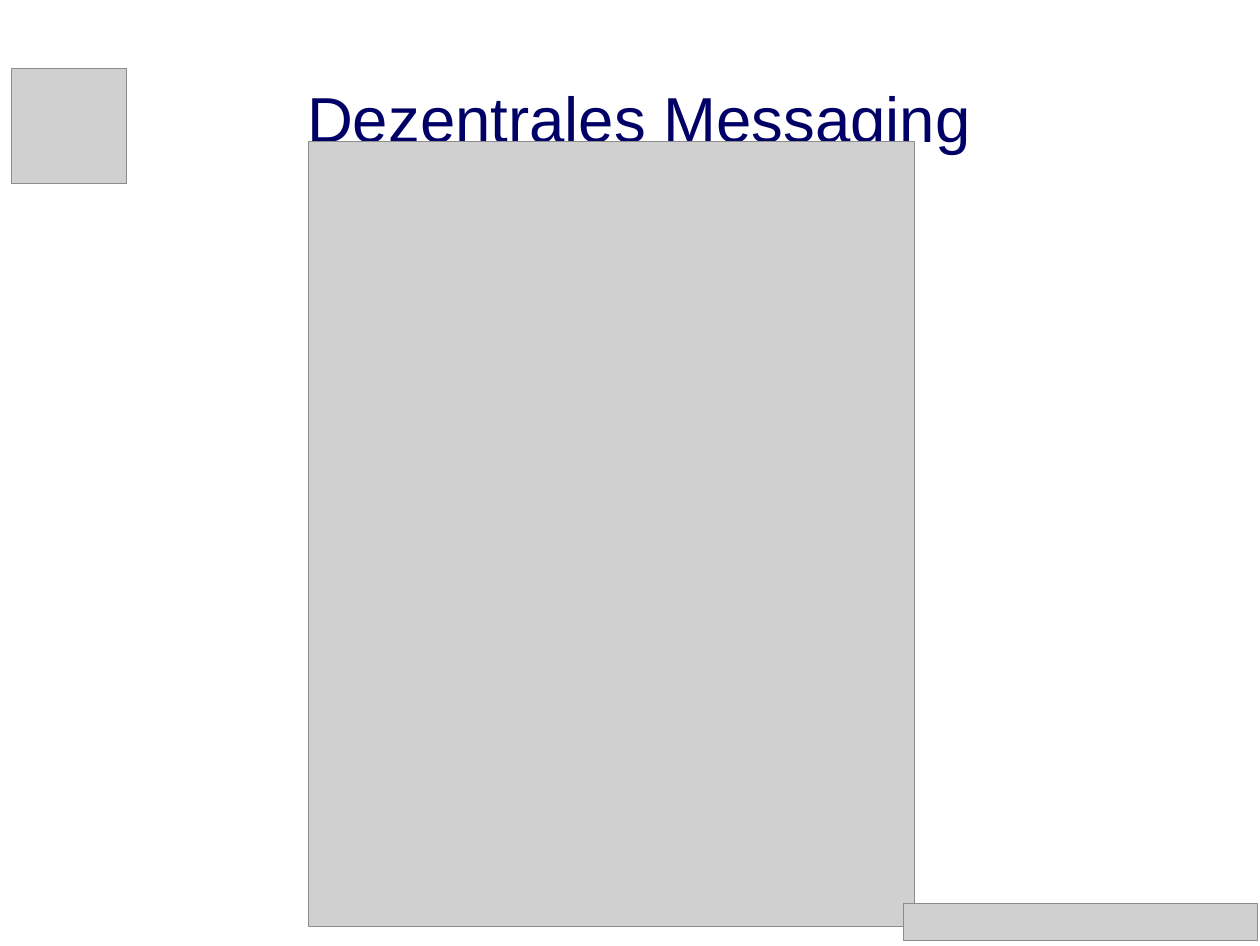
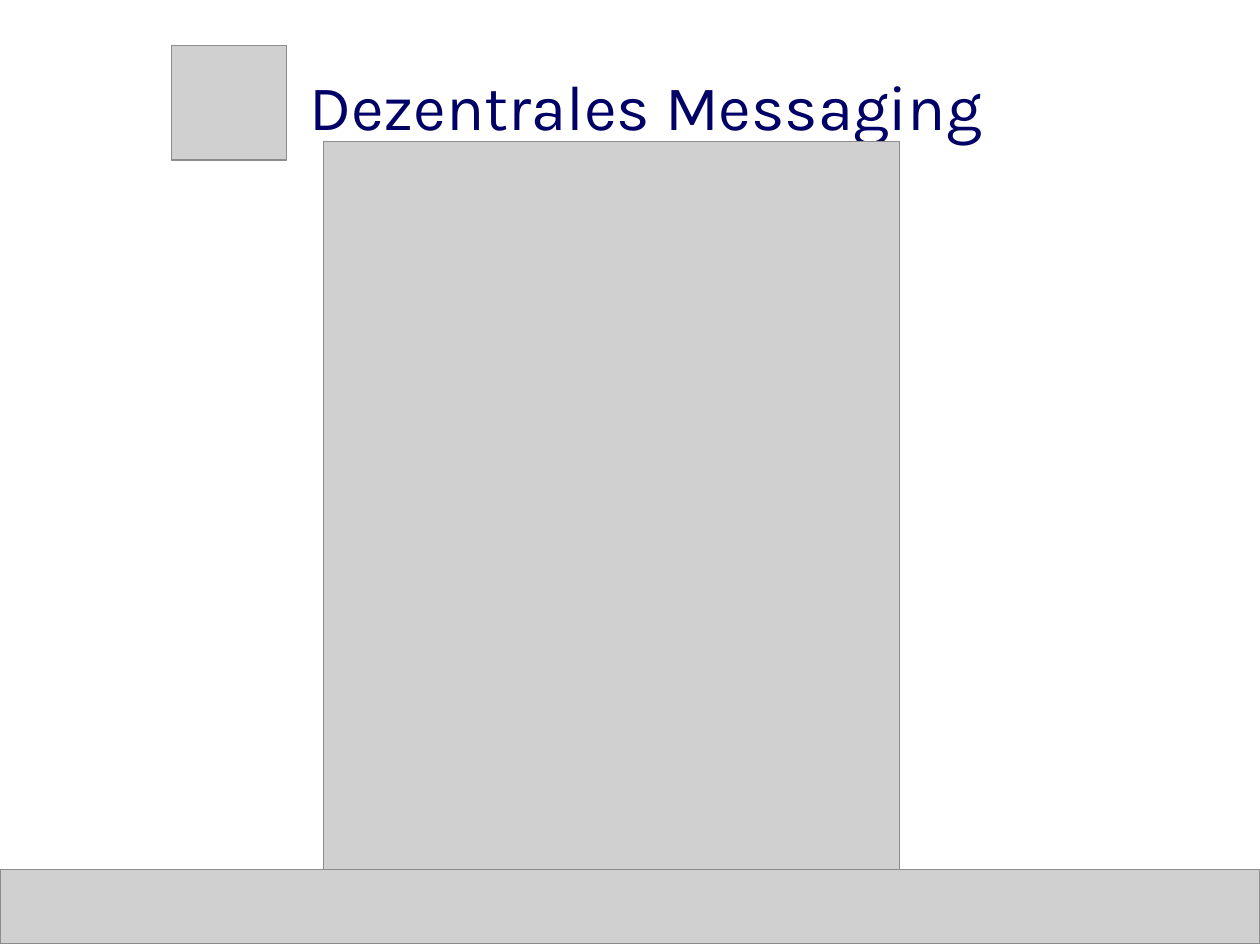
Before and after one commit to deltachat/playground, a slide deck: slide 4 of talks/dud-2018-delta.odp (slide 5 before the commit). Drawn at 1260x946 pixels with LibreOffice and Linux fonts; fonts in the diff are those of the drawing; grey boxes stand for pictures. Boxes give left, top, right and bottom in pixels: in the first picture for what was removed or moved away, otherwise in the second. Text is boxed around its words. In the diff, an @@ line names an element or a change of style, - is before the commit and + after.

```diff
--- a/talks/dud-2018-delta.odp
+++ b/talks/dud-2018-delta.odp
@@ title "Dezentrales Messaging": place and size @@
-title "Dezentrales Messaging" at box(307, 96, 970, 154)
+title "Dezentrales Messaging" at box(309, 86, 982, 146)
@@ title "Dezentrales Messaging" at box(309, 86, 982, 146): font Arial to Karla @@
@@ picture: place and size @@
-picture at box(11, 69, 126, 183)
+picture at box(172, 46, 286, 160)
@@ picture: place and size @@
-picture at box(309, 142, 915, 926)
+picture at box(324, 142, 900, 887)
@@ picture: place and size @@
-picture at box(903, 903, 1258, 941)
+picture at box(0, 869, 1260, 943)
```
Also in this commit, not shown: 5 other slides changed, 3 slides added, 2 slides removed.
